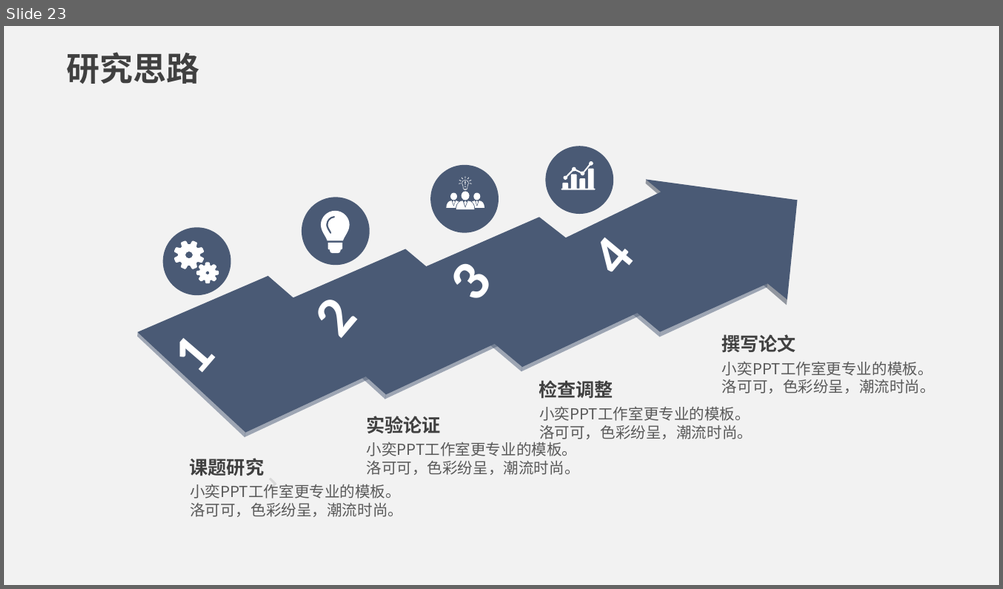
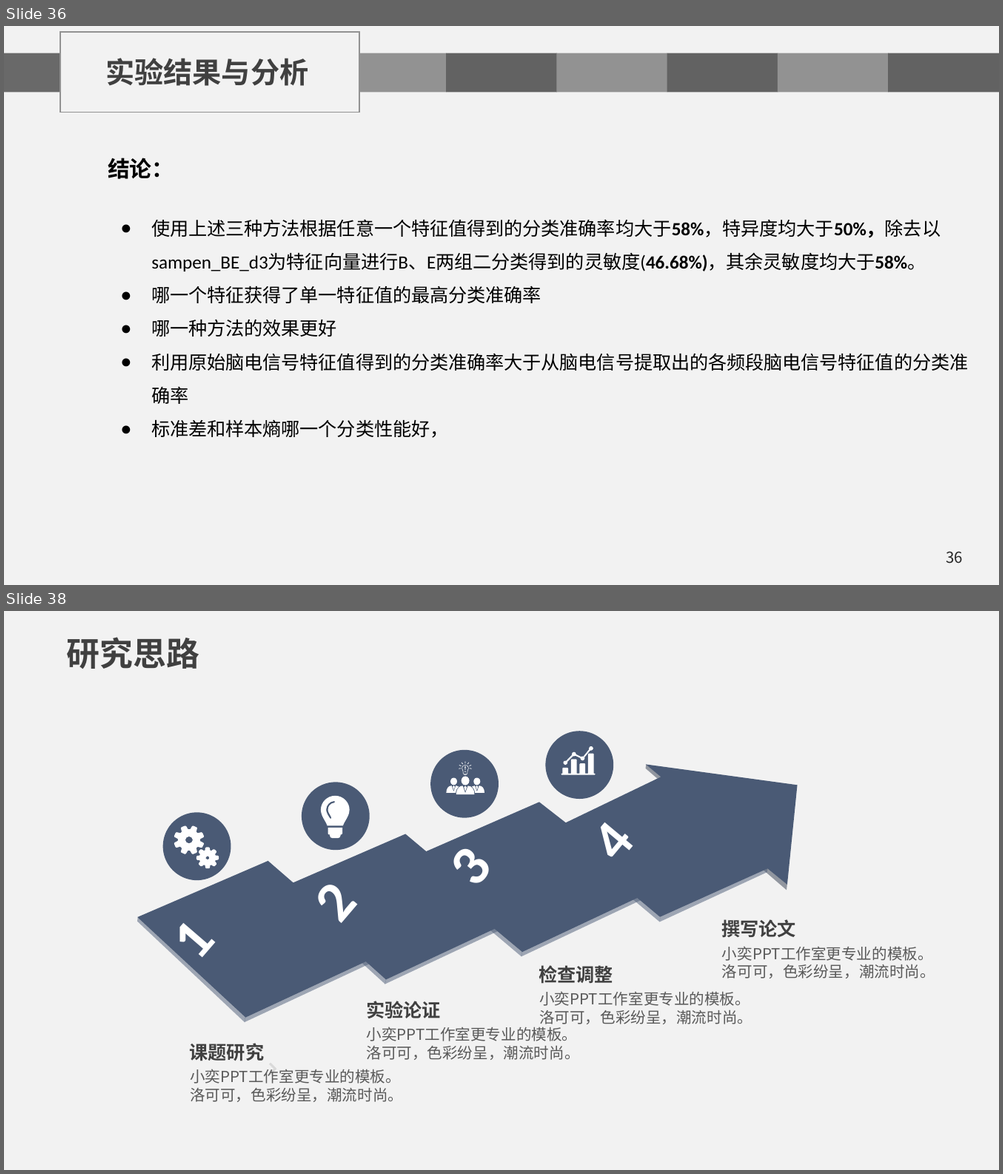
Before and after one commit to chenshuaihua/Graduate, a slide deck: 毕设文件/陈帅华-2016014016-自实1601-中期答辩.pptx. Shown one above the other, each under a label of ours: slide 23 before the commit, slides 36 and 38 after it; the slides between them are not shown. The pictures are 1003x589 and 1003x1174 pixels, drawn with LibreOffice and Linux fonts; fonts in the diff are those of the drawing; background and template pictures are left out. Boxes give left, top, right and bottom in pixels: in the first picture for what was removed or moved away, otherwise in the second. Text is boxed around its words. In the diff, an @@ line names an element or a change of style, - is before the commit and + after.

```diff
--- a/毕设文件/陈帅华-2016014016-自实1601-中期答辩.pptx
+++ b/毕设文件/陈帅华-2016014016-自实1601-中期答辩.pptx
@@ slide 36 added at box(4, 26, 999, 585), background #F2F2F2 @@
@@ rectangle added at box(61, 32, 360, 113), outline #929292 1 pt @@
@@ text added at box(105, 58, 308, 86), 21 pt, text #404040, bold @@
+实验结果与分析
@@ group added at box(4, 53, 999, 92): 7 rectangles @@
@@ text added at box(108, 158, 173, 179), 16 pt, text #000000, bold @@
+结论：
@@ text added at box(151, 219, 967, 438), 13.5 pt, text #000000 @@
+● 使用上述三种方法根据任意一个特征值得到的分类准确率均大于58%，特异度均大于50%，除去以sampen_BE_d3为特征向量进行B、E两组二分类得到的灵敏度(46.68%)，其余灵敏度均大于58%。
+● 哪一个特征获得了单一特征值的最高分类准确率
+● 哪一种方法的效果更好
+● 利用原始脑电信号特征值得到的分类准确率大于从脑电信号提取出的各频段脑电信号特征值的分类准确率
+● 标准差和样本熵哪一个分类性能好，
@@ page number added at box(946, 551, 963, 564), 11 pt, text #262626 @@
+36
@@ what was slide 23 is now slide 38 @@
```
Also in this commit, not shown: 6 slides changed, 15 other slides added, 3 other files.
